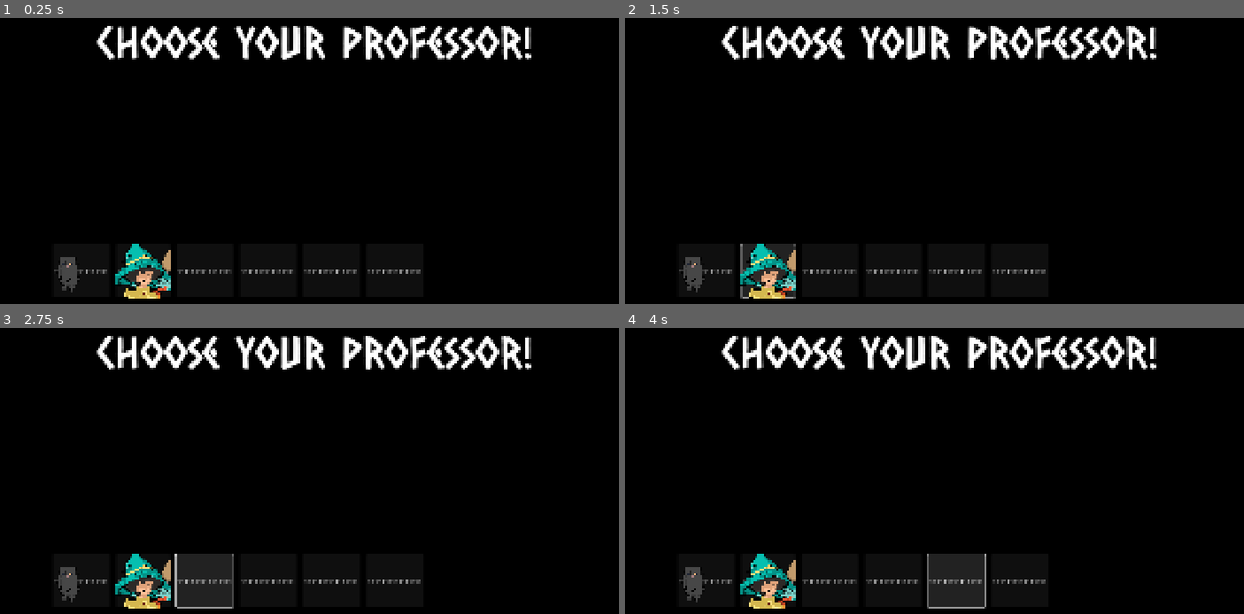
Above: before the commit, frames 1-4 (two rows, left to right).
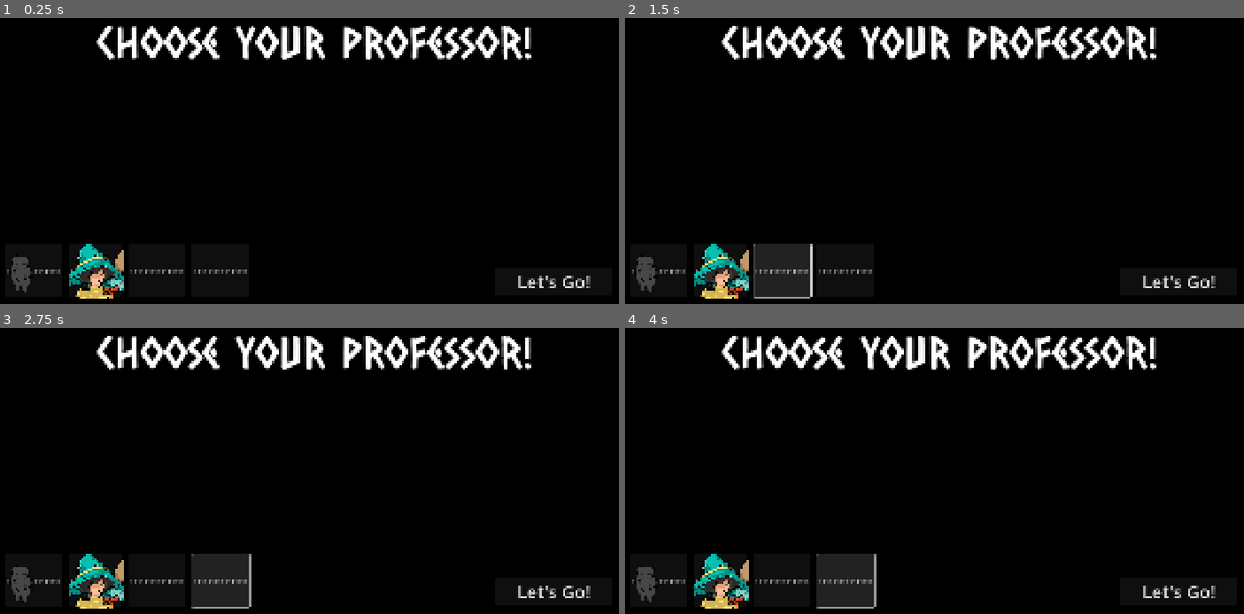
Above: after the commit, the same moments.

Repository: JMSal08/Mathemages
Game: Godot game, scene res://scenes/game/agentSelect_page.tscn
The game is run twice, just before and just after one commit, with the same random seed, the same clock (stepped at 60 frames per second) and the same inputs. This scene is started directly instead of the project's main scene.
Inputs:
- Up to frame 1 (0.25 s): no input
- Up to frame 2 (1.5 s): click "1111111111111111" at 0.5 s; click "1111111111111111" at 1.25 s
- Up to frame 3 (2.75 s): click "1111111111111111" at 2 s
- Up to frame 4 (4 s): click "1111111111111111" at 2.75 s; click "1111111111111111" at 3.5 s

The runs differ from the first frame. In frame 1, 3.3% of the frame differs, in the area x 1-96%, y 78-99%; in frame 2, 3.7%; in frame 3, 3.9%; in frame 4, 5.4%.

Commit message:
Edited agent select page

Diff:
--- a/scenes/game/agentSelect_page.tscn
+++ b/scenes/game/agentSelect_page.tscn
@@ -22,9 +22,9 @@
 text = "Choose your professor!"
 
 [node name="HBoxContainer" type="HBoxContainer" parent="."]
-offset_left = 256.0
+offset_left = 128.0
 offset_top = 880.0
-offset_right = 1261.0
+offset_right = 789.0
 offset_bottom = 1024.0
 theme_override_constants/separation = 17
 
@@ -55,10 +55,10 @@
 layout_mode = 2
 text = "1111111111111111"
 
-[node name="Button4" type="Button" parent="HBoxContainer"]
-layout_mode = 2
-text = "1111111111111111"
-
-[node name="Button5" type="Button" parent="HBoxContainer"]
-layout_mode = 2
-text = "1111111111111111"
+[node name="Button" type="Button" parent="."]
+offset_left = 1456.0
+offset_top = 944.0
+offset_right = 1772.0
+offset_bottom = 1019.0
+theme_override_font_sizes/font_size = 48
+text = "Let's Go!"
